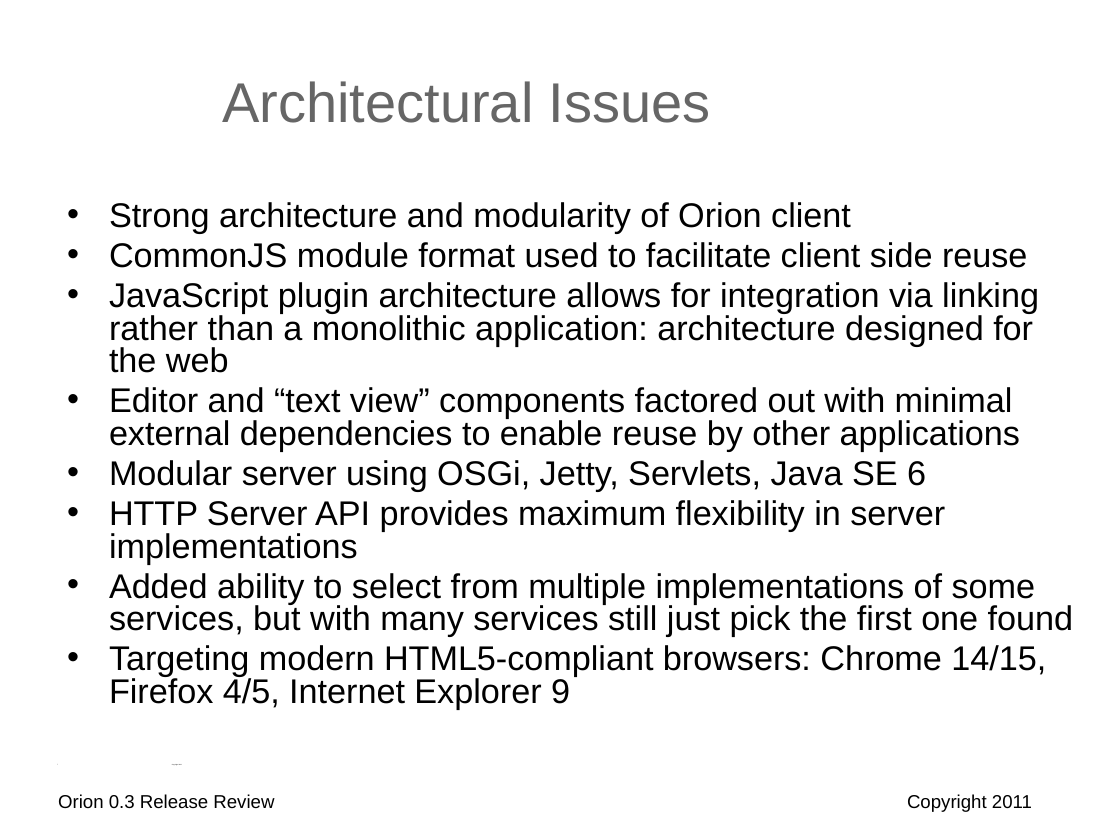
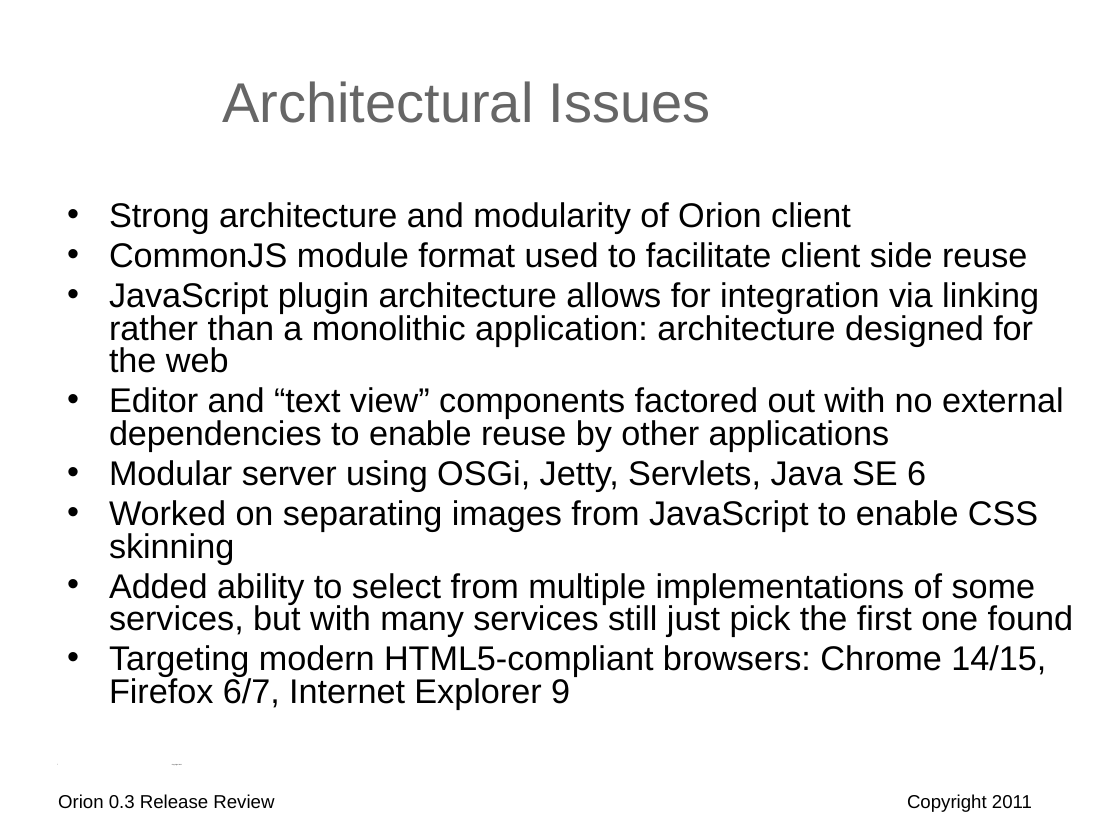
Before and after one commit to eclipse-platform/www.eclipse.org-eclipse-news, a slide deck: slide 7 of orion/reviews/orion-0-3-release-review.odp. Drawn at 1120x840 pixels with LibreOffice and Linux fonts; fonts in the diff are those of the drawing; background and template pictures are left out. Boxes give left, top, right and bottom in pixels: in the first picture for what was removed or moved away, otherwise in the second. Text is boxed around its words. In the diff, an @@ line names an element or a change of style, - is before the commit and + after.

```diff
--- a/orion/reviews/orion-0-3-release-review.odp
+++ b/orion/reviews/orion-0-3-release-review.odp
@@ text at [109, 387, 1063, 451]: text changed @@
-• Editor and “text view” components factored out with minimal external dependencies to enable reuse by other applications
+• Editor and “text view” components factored out with no external dependencies to enable reuse by other applications
@@ text at [109, 500, 1038, 564]: text changed @@
-• HTTP Server API provides maximum flexibility in server implementations
+• Worked on separating images from JavaScript to enable CSS skinning
@@ text at [109, 645, 1046, 709]: text changed @@
-• Targeting modern HTML5-compliant browsers: Chrome 14/15, Firefox 4/5, Internet Explorer 9
+• Targeting modern HTML5-compliant browsers: Chrome 14/15, Firefox 6/7, Internet Explorer 9
```
Also in this commit, not shown: 8 other slides changed, 1 other file.
